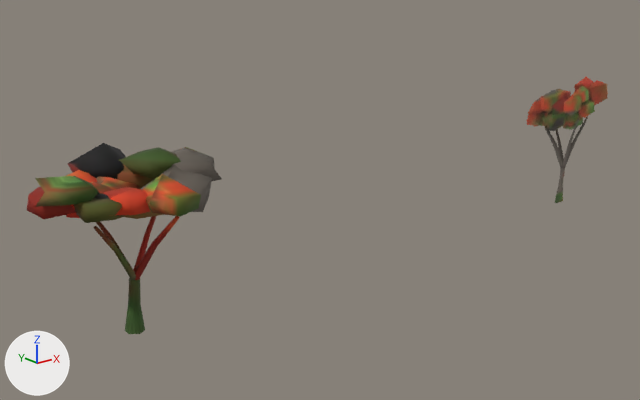
An edit to the glTF model nostalgia/assets3d/tree_gulmohar.glb, drawn before and after from the same camera.
The view is the same before and after, from a 50 mm lens placed at (-56.3, -116.7, 60.7), pointed at (43.1, 7.6, 11.0). Lighting does not change. The marker at lower left points along +X, +Y and +Z. The picture after the commit comes second. Objects named as collision shapes, trigger or cutter boxes, shadow casters or lower levels of detail are left out. Vertices at exactly the same position are counted once.

The first picture shows 'tree_gulmohar_IMPOSTOR', 'tree_gulmohar_LOD0'.
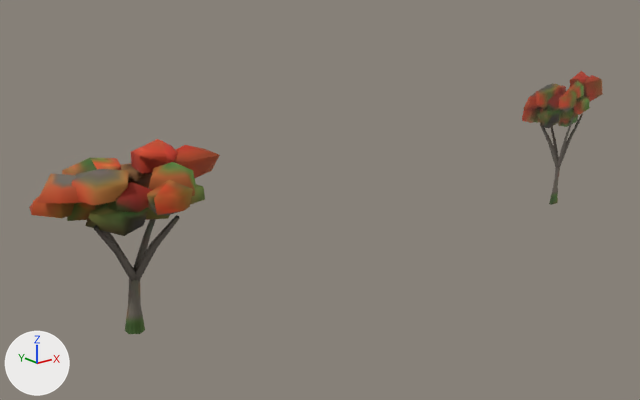
What differs and where, as boxes [x1, y1, x2, y2] in the pictures (640 x 400 px; the box of a moved part takes in the faces that stretch with it):
'tree_gulmohar_LOD0', reshaped
    before: [27, 143, 222, 334]
    after: [29, 139, 220, 334]
'tree_gulmohar_IMPOSTOR', reshaped, moved
    before: [527, 76, 608, 203]
    after: [522, 71, 603, 205]
part 2 of me_tree_gulmohar_lod0, rebuilt (not visible afterwards)
    before: [96, 177, 140, 190]
part 3 of me_tree_gulmohar_lod0, rebuilt
    before: [104, 187, 150, 215]
    after: [107, 182, 152, 213]
part 4 of me_tree_gulmohar_lod0, rebuilt (10% narrower)
    before: [171, 147, 222, 181]
    after: [174, 145, 220, 178]
part 5 of me_tree_gulmohar_lod0, rebuilt
    before: [117, 164, 155, 189]
    after: [121, 163, 152, 188]
part 6 of me_tree_gulmohar_lod0, rebuilt (22% narrower, 16% shorter)
    before: [142, 174, 201, 216]
    after: [147, 180, 193, 215]
part 7 of me_tree_gulmohar_lod0, rebuilt (not visible afterwards)
    before: [124, 211, 164, 219]
part 8 of me_tree_gulmohar_lod0, rebuilt
    before: [66, 182, 113, 218]
    after: [67, 202, 106, 221]
part 9 of me_tree_gulmohar_lod0, rebuilt (24% narrower, 9% taller)
    before: [119, 147, 181, 179]
    after: [131, 139, 178, 174]
part 10 of me_tree_gulmohar_lod0, rebuilt
    before: [27, 187, 75, 220]
    after: [29, 196, 75, 218]
part 11 of me_tree_gulmohar_lod0, rebuilt
    before: [35, 176, 99, 207]
    after: [37, 174, 81, 204]
part 12 of me_tree_gulmohar_lod0, added (mostly hidden)
    after: [190, 184, 205, 204]
part 13 of me_tree_gulmohar_lod0, added (orange)
    after: [62, 158, 121, 175]
part 14 of me_tree_gulmohar_lod0, added
    after: [85, 203, 149, 236]
part 15 of me_tree_gulmohar_lod0, added (mostly hidden)
    after: [145, 209, 170, 220]
part 16 of me_tree_gulmohar_lod0, added (brown)
    after: [148, 162, 196, 196]
part 17 of me_tree_gulmohar_lod0, added (brown)
    after: [71, 169, 128, 206]
part 18 of me_tree_gulmohar_lod0, deleted
    before: [67, 143, 126, 179]
part 19 of me_tree_gulmohar_lod0, moved or reshaped
    before: [66, 164, 212, 280]
    after: [93, 215, 180, 282]
part 20 of me_tree_gulmohar_lod0, surface changed (lighter)
    both: [126, 279, 145, 332]

Edits to the bpy script that builds the scene:
```text
Change me_tree_gulmohar_impostor:
    remove me_tree_gulmohar_impostor.from_pydata(...)  # 4 vertices, 2 faces; spans x -13.9..15.3, y 0.0, z -0.1..28.1
    add me_tree_gulmohar_impostor.from_pydata(...)  # 4 vertices, 2 faces; spans x -13.4..15.2, y 0.0, z -0.1..29.5
    me_tree_gulmohar_impostor part 1
    me_tree_gulmohar_impostor.vertices[0].co: (-13.9, 0.0, -0.1) -> (-13.4, 0.0, -0.1)
    me_tree_gulmohar_impostor.vertices[1].co: (15.3, 0.0, -0.1) -> (15.2, 0.0, -0.1)
    me_tree_gulmohar_impostor.vertices[2].co: (15.3, 0.0, 28.1) -> (15.2, 0.0, 29.5)
    me_tree_gulmohar_impostor.vertices[3].co: (-13.9, 0.0, 28.1) -> (-13.4, 0.0, 29.5)
Change me_tree_gulmohar_lod0:
    remove me_tree_gulmohar_lod0.from_pydata(...)  # 262 vertices, 424 faces; spans x -13.9..15.3, y -13.6..14.2, z -0.1..28.1
    add me_tree_gulmohar_lod0.from_pydata(...)  # 290 vertices, 472 faces; spans x -13.4..15.2, y -12.8..9.4, z -0.1..29.5
    me_tree_gulmohar_lod0 part 2: the loose piece of 14 vertices spanning x -6.5..4.5, y -1.7..8.6, z 19.7..24.3 is rebuilt with 14 vertices and now spans x -5.3..3.3, y -1.1..8.3, z 18.8..24.0
    me_tree_gulmohar_lod0 part 3: the loose piece of 14 vertices spanning x -7.0..2.2, y -9.3..-1.4, z 21.6..24.8 is rebuilt with 14 vertices and now spans x -5.2..2.0, y -9.0..-1.7, z 20.8..25.7
    me_tree_gulmohar_lod0 part 4: the loose piece of 14 vertices spanning x 5.3..15.3, y -5.4..5.8, z 22.6..27.3 is rebuilt with 14 vertices and now spans x 5.6..15.2, y -4.6..4.1, z 22.1..28.1
    me_tree_gulmohar_lod0 part 5: the loose piece of 14 vertices spanning x -0.4..9.4, y 0.8..11.1, z 20.3..26.1 is rebuilt with 14 vertices and now spans x 0.3..8.8, y 1.9..9.4, z 20.5..24.7
    me_tree_gulmohar_lod0 part 6: the loose piece of 14 vertices spanning x -1.6..6.1, y -13.6..-3.9, z 20.8..26.9 is rebuilt with 14 vertices and now spans x -1.0..5.5, y -12.8..-5.0, z 20.7..25.9
    me_tree_gulmohar_lod0 part 7: the loose piece of 14 vertices spanning x -1.9..7.8, y -3.0..5.7, z 18.6..22.1 is rebuilt with 14 vertices and now spans x -2.0..6.5, y -2.3..5.1, z 17.3..21.4
    me_tree_gulmohar_lod0 part 8: the loose piece of 14 vertices spanning x -9.8..0.7, y -4.3..5.4, z 19.7..24.5 is rebuilt with 14 vertices and now spans x -9.5..-1.1, y -2.9..4.1, z 19.3..24.3
    me_tree_gulmohar_lod0 part 9: the loose piece of 14 vertices spanning x 0.4..10.6, y -3.7..5.1, z 24.4..27.9 is rebuilt with 14 vertices and now spans x 2.3..9.6, y -3.2..5.2, z 24.1..29.5
    me_tree_gulmohar_lod0 part 10: the loose piece of 14 vertices spanning x -13.7..-4.9, y -1.1..7.9, z 20.9..24.2 is rebuilt with 14 vertices and now spans x -13.4..-6.2, y -0.9..7.4, z 19.9..24.4
    me_tree_gulmohar_lod0 part 11: the loose piece of 14 vertices spanning x -13.9..-4.5, y -5.2..4.8, z 22.5..26.6 is rebuilt with 14 vertices and now spans x -13.2..-5.8, y -4.2..3.7, z 22.9..26.9
    me_tree_gulmohar_lod0 part 12: a new loose piece of 14 vertices spanning x 4.4..10.6, y -7.3..-0.1, z 19.6..24.0, in mat_m_tree_gulmohar (picture img_tree_gulmohar_base)
    me_tree_gulmohar_lod0 part 13: a new loose piece of 14 vertices spanning x -7.8..1.4, y -2.2..8.1, z 22.0..27.8, in mat_m_tree_gulmohar (picture img_tree_gulmohar_base)
    me_tree_gulmohar_lod0 part 14: a new loose piece of 14 vertices spanning x -8.3..1.1, y -8.0..0.3, z 18.0..22.8, in mat_m_tree_gulmohar (picture img_tree_gulmohar_base)
    me_tree_gulmohar_lod0 part 15: a new loose piece of 14 vertices spanning x -1.1..5.8, y -6.5..1.2, z 18.3..23.0, in mat_m_tree_gulmohar (picture img_tree_gulmohar_base)
    me_tree_gulmohar_lod0 part 16: a new loose piece of 14 vertices spanning x 1.0..8.0, y -10.6..-1.8, z 23.2..27.5, in mat_m_tree_gulmohar (picture img_tree_gulmohar_base)
    me_tree_gulmohar_lod0 part 17: a new loose piece of 14 vertices spanning x -9.5..-1.1, y -7.6..0.7, z 22.6..27.7, in mat_m_tree_gulmohar (picture img_tree_gulmohar_base)
    me_tree_gulmohar_lod0 part 18: the loose piece of 14 vertices spanning x -3.9..6.2, y 3.9..14.2, z 22.0..28.1 is deleted
    me_tree_gulmohar_lod0 part 19: 85 vertices removed from x -9.3..12.4, y -9.6..10.5, z 8.1..26.4; 43 vertices added at x -7.1..8.3, y -6.8..7.3, z 8.0..19.7
    me_tree_gulmohar_lod0 part 20: 24 kept faces spanning x -1.5..1.6, y -1.8..1.8, z -0.1..8.6 get new texture (UV) coordinates
Change ob_tree_gulmohar_impostor:
    ob_tree_gulmohar_impostor.location: (106.6, 0.0, 0.0) -> (104.6, 0.0, 0.0)
```
